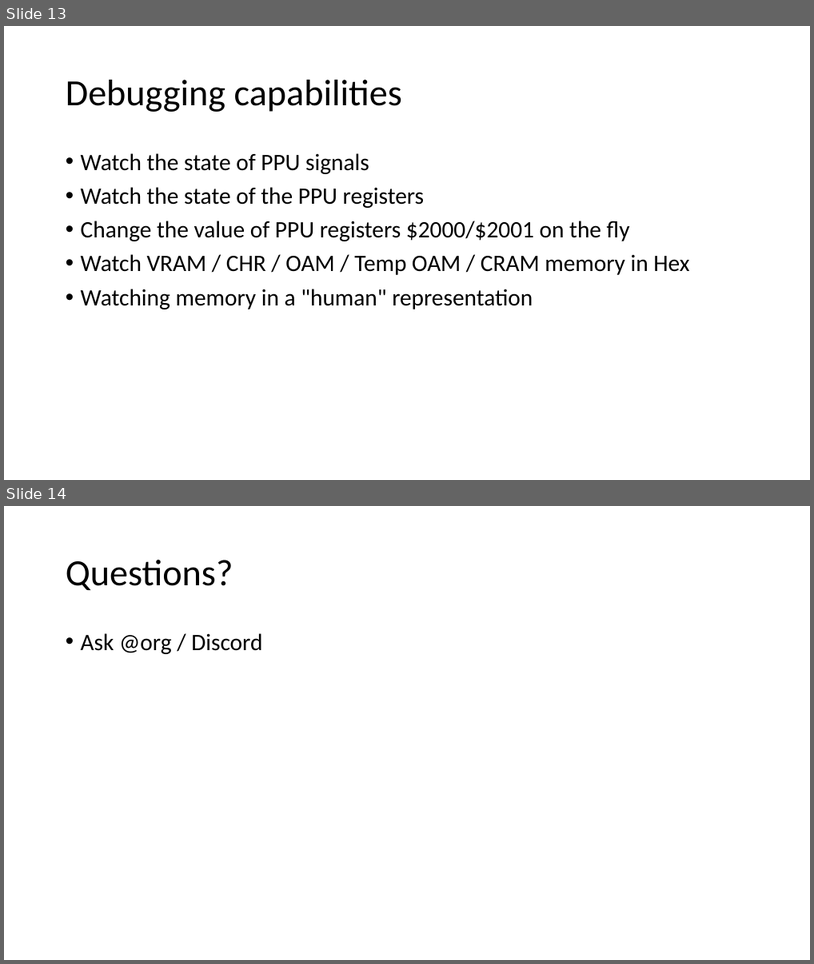
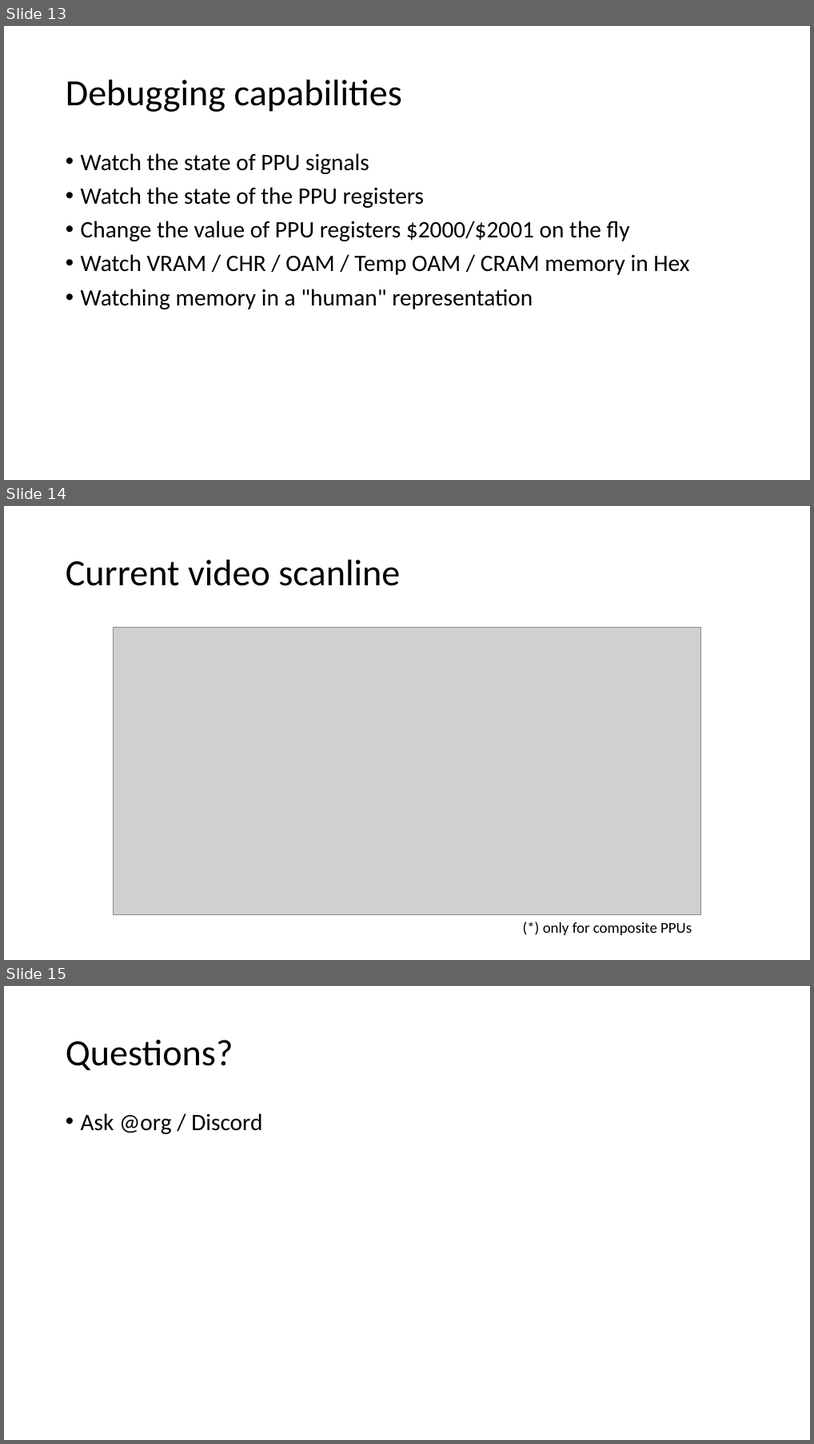
Before and after one commit to emu-russia/breaknes, a slide deck: UserManual/PPUPlayer/PPU_Player_Eng.pptx. Shown one above the other, each under a label of ours: slides 13 and 14 before the commit, slides 13, 14 and 15 after it. The pictures are 814x964 and 814x1444 pixels, drawn with LibreOffice and Linux fonts; fonts in the diff are those of the drawing; grey boxes stand for pictures. Boxes give left, top, right and bottom in pixels: in the first picture for what was removed or moved away, otherwise in the second. Text is boxed around its words. In the diff, an @@ line names an element or a change of style, - is before the commit and + after.

```diff
--- a/UserManual/PPUPlayer/PPU_Player_Eng.pptx
+++ b/UserManual/PPUPlayer/PPU_Player_Eng.pptx
@@ slide 14 added at (4,506,810,960), background #FFFFFF @@
@@ title added at (66,560,400,586), 44 pt, text #000000 @@
+Current video scanline
@@ picture added at (113,627,702,915) @@
@@ text added at (543,922,692,935), 18 pt, text #000000 @@
+(*) only for composite PPUs
@@ what was slide 14 is now slide 15 @@
```
Also in this commit, not shown: 4 other files.
